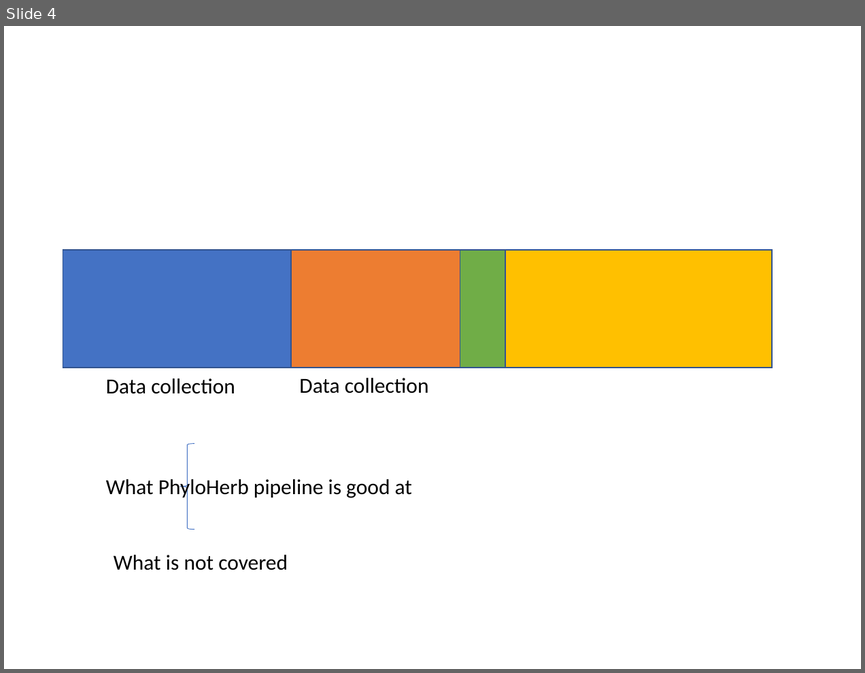
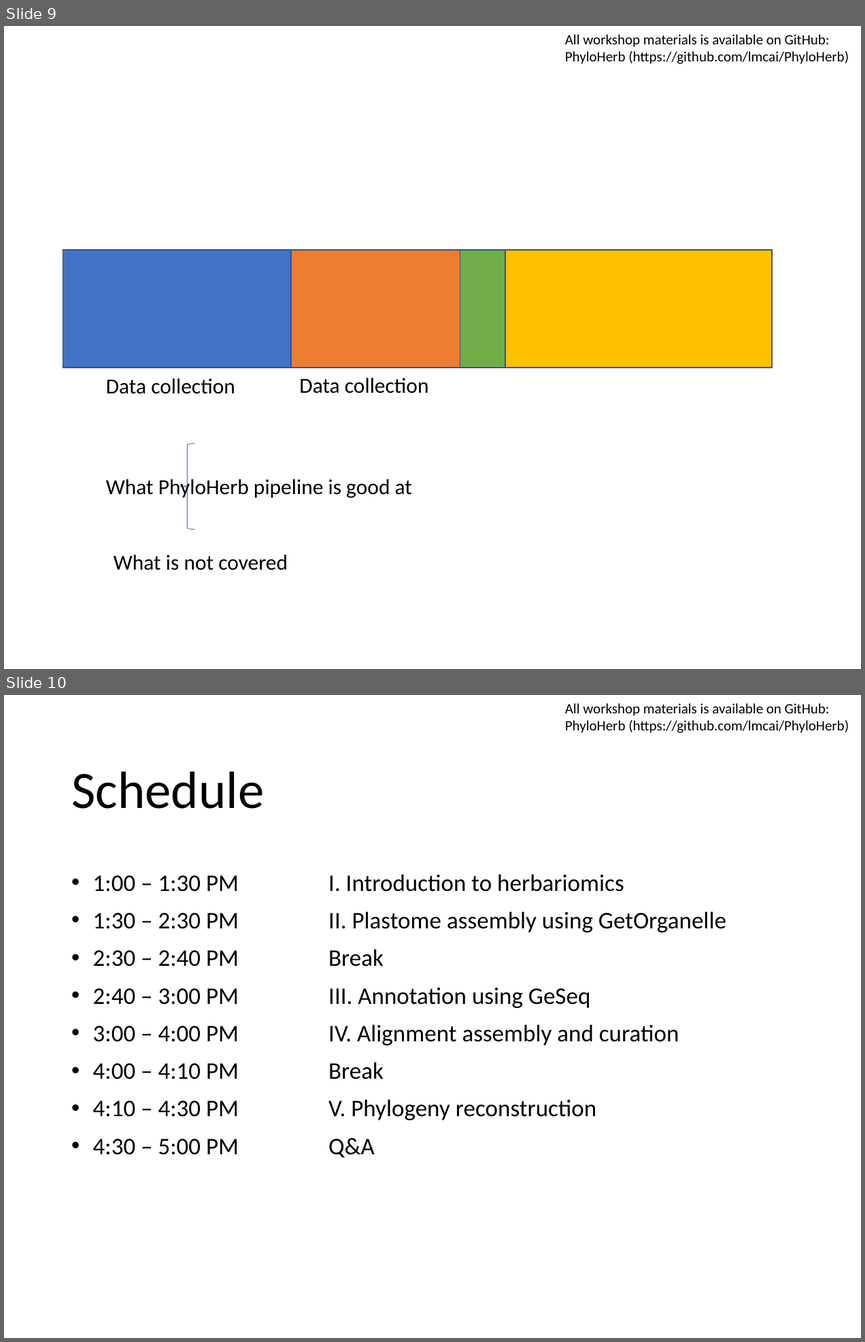
Before and after one commit to lmcai/PhyloHerb, a slide deck: botany2021_tutorial/PhyloHerb_botany2021.pptx. Shown one above the other, each under a label of ours: slide 4 before the commit, slides 9 and 10 after it. The pictures are 865x673 and 865x1342 pixels, drawn with LibreOffice and Linux fonts; fonts in the diff are those of the drawing. Boxes give left, top, right and bottom in pixels: in the first picture for what was removed or moved away, otherwise in the second. Text is boxed around its words. In the diff, an @@ line names an element or a change of style, - is before the commit and + after.

```diff
--- a/botany2021_tutorial/PhyloHerb_botany2021.pptx
+++ b/botany2021_tutorial/PhyloHerb_botany2021.pptx
@@ slide 10 added at <box>4,695,861,1338</box>, background #FFFFFF @@
@@ text added at <box>565,703,849,733</box>, 12 pt, text #000000 @@
+All workshop materials is available on GitHub:
+PhyloHerb (https://github.com/lmcai/PhyloHerb)
@@ title added at <box>71,771,264,809</box>, 44 pt, text #000000 @@
+Schedule
@@ text added at <box>93,874,726,1157</box>, 20 pt, text #000000 @@
+• 1:00 – 1:30 PM I. Introduction to herbariomics
+• 1:30 – 2:30 PM II. Plastome assembly using GetOrganelle
+• 2:30 – 2:40 PM Break
+• 2:40 – 3:00 PM III. Annotation using GeSeq
+• 3:00 – 4:00 PM IV. Alignment assembly and curation
+• 4:00 – 4:10 PM Break
+• 4:10 – 4:30 PM V. Phylogeny reconstruction
+• 4:30 – 5:00 PM Q&A
@@ what was slide 4 is now slide 9 @@
@@ slide 9 changed as well @@
@@ text added at <box>565,34,849,64</box>, 12 pt, text #000000 @@
+All workshop materials is available on GitHub:
+PhyloHerb (https://github.com/lmcai/PhyloHerb)
```
Also in this commit, not shown: 2 other slides changed, 7 other slides added, 3 slides removed.
